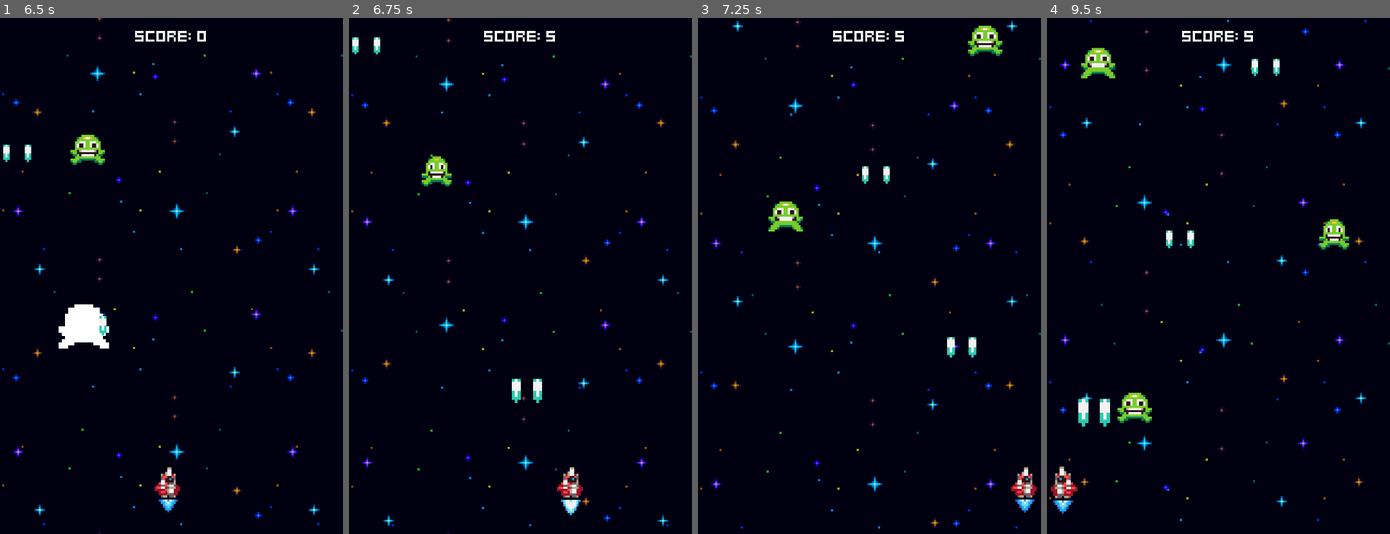
Above: before the commit, frames 1-4 (left to right).
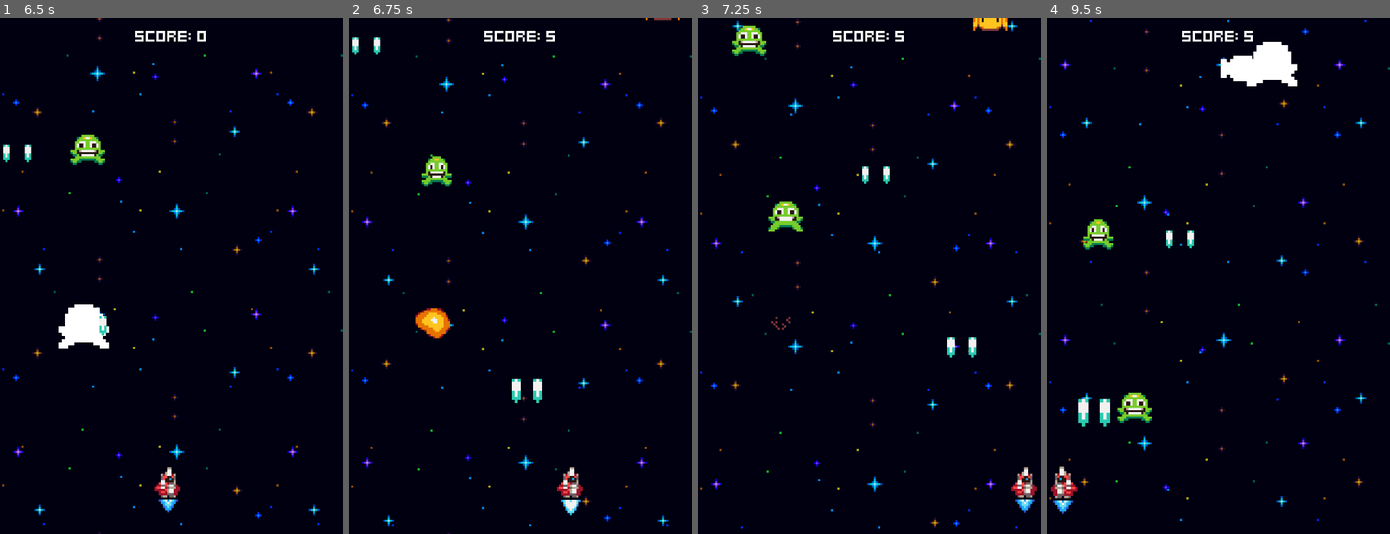
Above: after the commit, the same moments.

Repository: najamsk/godotTutorial_spaceShooter
Game: Godot game, scene res://menus/menu.tscn
Two runs of this game, one before a commit and one after it. Both use one fixed random seed, a clock stepped at 60 frames per second and the inputs below.
Inputs:
- Up to frame 1 (6.5 s): tap Space at 0.5 s; hold Right (ui_right) 0.53-1.28 s; tap Enter (ui_accept) at 0.6, 0.77, 1.07, 1.35, 1.52, 1.82, 2.1, 2.85, 3.02, 3.32, 3.6, 3.77, 4.07, 4.35, 4.52, 4.82, 5.1, 5.85, 6.02, 6.32 s; hold Left (ui_left) 1.28-2.03 s; hold Right (ui_right) 2.03-3.53 s; hold Left (ui_left) 3.53-5.78 s; hold Right (ui_right) from 5.78 s (still down)
- Up to frame 2 (6.75 s): keep holding Right (ui_right); tap Enter (ui_accept) at 6.6 s
- Up to frame 3 (7.25 s): keep holding Right (ui_right); tap Enter (ui_accept) at 6.77, 7.07 s
- Up to frame 4 (9.5 s): tap Enter (ui_accept) at 7.35, 7.52, 7.82, 8.1, 8.85, 9.02, 9.32 s; release Right (ui_right) at 8.03 s; hold Left (ui_left) from 8.03 s (still down)

Frame 1 is identical in both runs. In frame 2, 0.5% of the frame differs, in the area x 19-97%, y 0-63%; in frame 3, 1.1%; in frame 4, 2.4%, in the area x 9-89%, y 4-45%.

Commit message:
yellow emeny move left or right and bounce back from sides

Diff:
--- a/effects/explosion_effect.tscn
+++ b/effects/explosion_effect.tscn
@@ -43,13 +43,13 @@
 }],
 "loop": true,
 "name": &"default",
-"speed": 10.0
+"speed": 5.0
 }]
 
 [node name="ExplosionEffect" type="AnimatedSprite2D"]
 sprite_frames = SubResource("SpriteFrames_412ul")
 autoplay = "default"
-frame = 3
-frame_progress = 0.822047
+frame = 1
+frame_progress = 0.190394
 script = ExtResource("1_27qt3")
 metadata/_custom_type_script = "uid://bxvyyg84kdkpv"
--- a/enemies/enemy.gd
+++ b/enemies/enemy.gd
@@ -1,3 +1,4 @@
+class_name Enemy
 extends Node2D
 
 @onready var stats_component: StatsComponent = $StatsComponent
--- a/enemies/enemy_generator.gd
+++ b/enemies/enemy_generator.gd
@@ -1,9 +1,11 @@
 extends Node2D
 
 @export var GreenEnemyScene: PackedScene
+@export var YellowEnemyScene: PackedScene
 
 @onready var spawner_component: SpawnerComponent = $SpawnerComponent
 @onready var green_enemy_spawn_timer: Timer = $GreenEnemySpawnTimer
+@onready var yellow_enemy_spawn_timer: Timer = $YellowEnemySpawnTimer
 
 var margin = 8
 var screen_width = ProjectSettings.get_setting("display/window/size/viewport_width")
@@ -11,6 +13,7 @@
 # Called when the node enters the scene tree for the first time.
 func _ready() -> void:
 	green_enemy_spawn_timer.timeout.connect(handle_spawn.bind(GreenEnemyScene, green_enemy_spawn_timer))
+	yellow_enemy_spawn_timer.timeout.connect(handle_spawn.bind(YellowEnemyScene, yellow_enemy_spawn_timer))
 
 
 func handle_spawn(eneme_scene: PackedScene, timer: Timer) -> void:
--- a/enemies/enemy_generator.tscn
+++ b/enemies/enemy_generator.tscn
@@ -1,12 +1,14 @@
-[gd_scene load_steps=4 format=3 uid="uid://crgp7u7rfrqpt"]
+[gd_scene load_steps=5 format=3 uid="uid://crgp7u7rfrqpt"]
 
 [ext_resource type="Script" uid="uid://dhqdsewdraka" path="res://enemies/enemy_generator.gd" id="1_k80ol"]
 [ext_resource type="Script" uid="uid://cpbm3in1nk6bt" path="res://components/spawner_component.gd" id="2_d5nw7"]
 [ext_resource type="PackedScene" uid="uid://cnfj60jbeayhw" path="res://enemies/green_enemy.tscn" id="2_m4hnj"]
+[ext_resource type="PackedScene" uid="uid://crkic1lw2d8xh" path="res://enemies/yellow_enemy.tscn" id="3_m4hnj"]
 
 [node name="EnemyGenerator" type="Node2D"]
 script = ExtResource("1_k80ol")
 GreenEnemyScene = ExtResource("2_m4hnj")
+YellowEnemyScene = ExtResource("3_m4hnj")
 
 [node name="SpawnerComponent" type="Node2D" parent="."]
 script = ExtResource("2_d5nw7")
@@ -16,3 +18,8 @@
 wait_time = 2.0
 one_shot = true
 autostart = true
+
+[node name="YellowEnemySpawnTimer" type="Timer" parent="."]
+wait_time = 5.0
+one_shot = true
+autostart = true
--- /dev/null
+++ b/enemies/yellow_enemy.gd
@@ -0,0 +1,8 @@
+extends Enemy
+
+
+# Called when the node enters the scene tree for the first time.
+func _ready() -> void:
+	super()
+	move_component.velocity.x = [-20, 20].pick_random()
+	#move_component.velocity.y = 40
--- /dev/null
+++ b/enemies/yellow_enemy.tscn
@@ -0,0 +1,68 @@
+[gd_scene load_steps=10 format=3 uid="uid://crkic1lw2d8xh"]
+
+[ext_resource type="PackedScene" uid="uid://ofnandi6vaph" path="res://enemies/enemy.tscn" id="1_rilk2"]
+[ext_resource type="Script" uid="uid://d0pngci14pcvv" path="res://enemies/yellow_enemy.gd" id="2_kcw3k"]
+[ext_resource type="Texture2D" uid="uid://c4q5vs7f6e2u2" path="res://assets/yellow_enemy.png" id="2_sy5vk"]
+[ext_resource type="Script" uid="uid://voopolb4cr3j" path="res://components/border_bounce_component.gd" id="4_fg4df"]
+
+[sub_resource type="AtlasTexture" id="AtlasTexture_kcw3k"]
+atlas = ExtResource("2_sy5vk")
+region = Rect2(0, 0, 16, 16)
+
+[sub_resource type="AtlasTexture" id="AtlasTexture_fg4df"]
+atlas = ExtResource("2_sy5vk")
+region = Rect2(16, 0, 16, 16)
+
+[sub_resource type="SpriteFrames" id="SpriteFrames_m0yjl"]
+animations = [{
+"frames": [{
+"duration": 1.0,
+"texture": SubResource("AtlasTexture_kcw3k")
+}, {
+"duration": 1.0,
+"texture": SubResource("AtlasTexture_fg4df")
+}],
+"loop": true,
+"name": &"default",
+"speed": 4.0
+}]
+
+[sub_resource type="RectangleShape2D" id="RectangleShape2D_sy5vk"]
+size = Vector2(16, 12)
+
+[sub_resource type="RectangleShape2D" id="RectangleShape2D_kcw3k"]
+size = Vector2(12, 6)
+
+[node name="YellowEnemy" instance=ExtResource("1_rilk2")]
+script = ExtResource("2_kcw3k")
+
+[node name="AnimatedSprite2D" parent="." index="0"]
+sprite_frames = SubResource("SpriteFrames_m0yjl")
+autoplay = "default"
+frame_progress = 0.507559
+
+[node name="StatsComponent" parent="." index="1"]
+health = 6
+
+[node name="MoveComponent" parent="." index="2"]
+velocity = Vector2(0, 10)
+
+[node name="VisibleOnScreenNotifier2D" parent="." index="3"]
+position = Vector2(0, 1.19209e-07)
+scale = Vector2(0.8, 0.6)
+
+[node name="CollisionShape2D" type="CollisionShape2D" parent="HurtboxComponent" index="0"]
+shape = SubResource("RectangleShape2D_sy5vk")
+
+[node name="CollisionShape2D" type="CollisionShape2D" parent="HitboxComponent" index="0"]
+shape = SubResource("RectangleShape2D_kcw3k")
+debug_color = Color(0.696607, 0.430266, 0.644578, 0.42)
+
+[node name="ScoreComponent" parent="." index="12"]
+adjust_amount = 10
+
+[node name="BorderBounceComponent" type="Node" parent="." index="13" node_paths=PackedStringArray("actor", "move_component")]
+script = ExtResource("4_fg4df")
+actor = NodePath("..")
+move_component = NodePath("../MoveComponent")
+metadata/_custom_type_script = "uid://voopolb4cr3j"
--- a/world.gd
+++ b/world.gd
@@ -6,6 +6,7 @@
 
 # Called when the node enters the scene tree for the first time.
 func _ready() -> void:
+	randomize()
 	update_score_label(game_stats.score)
 	game_stats.score_changed.connect(update_score_label)
 	ship.tree_exiting.connect(func():
Not shown, added: enemies/yellow_enemy.gd.uid
